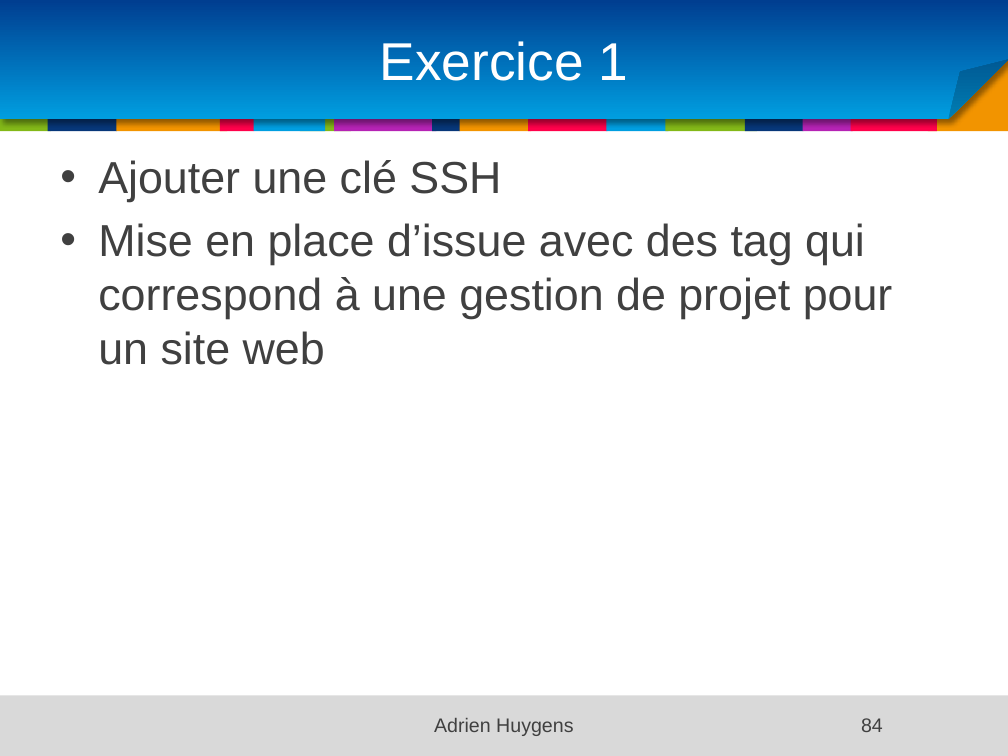
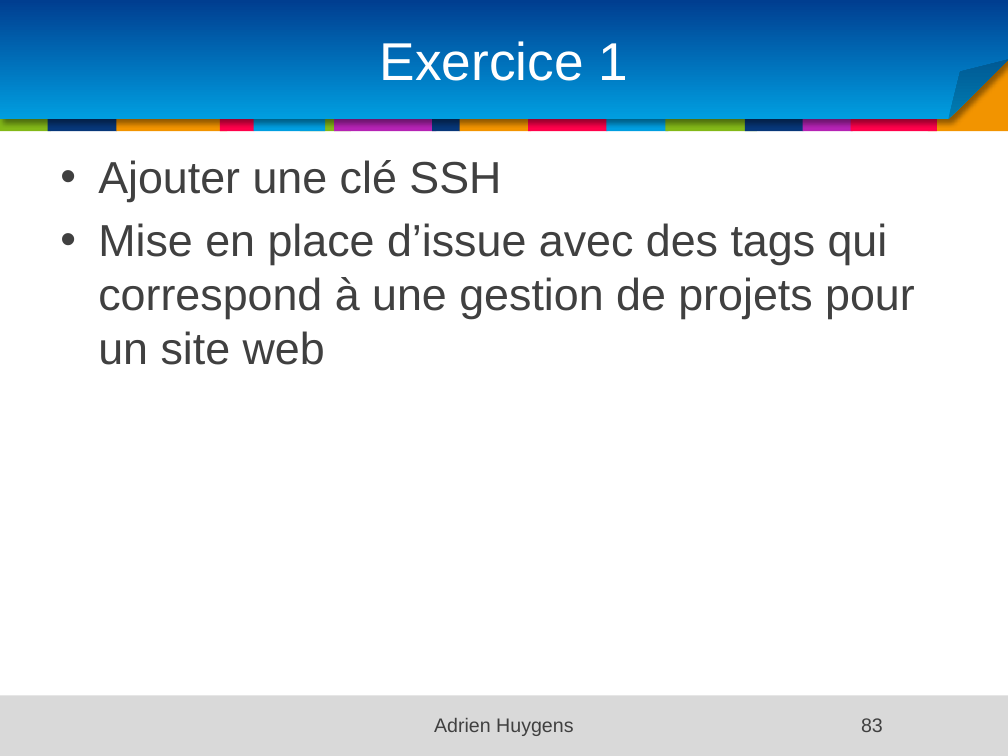
Before and after one commit to samouraii/CoursEntrepriseNumerique, a slide deck: slide 83 of Chapitre1.pptx (slide 84 before the commit). Drawn at 1008x756 pixels with LibreOffice and Linux fonts; fonts in the diff are those of the drawing; background and template pictures are left out. Boxes give left, top, right and bottom in pixels: in the first picture for what was removed or moved away, otherwise in the second. Text is boxed around its words. In the diff, an @@ line names an element or a change of style, - is before the commit and + after.

```diff
--- a/Chapitre1.pptx
+++ b/Chapitre1.pptx
@@ text at [98,223,915,365]: text changed @@
-• Mise en place d’issue avec des tag qui correspond à une gestion de projet pour un site web
+• Mise en place d’issue avec des tags qui correspond à une gestion de projets pour un site web
@@ page number at [861,718,883,732]: text changed @@
-84
+83
```
Also in this commit, not shown: 43 other slides changed, 1 slide removed.
